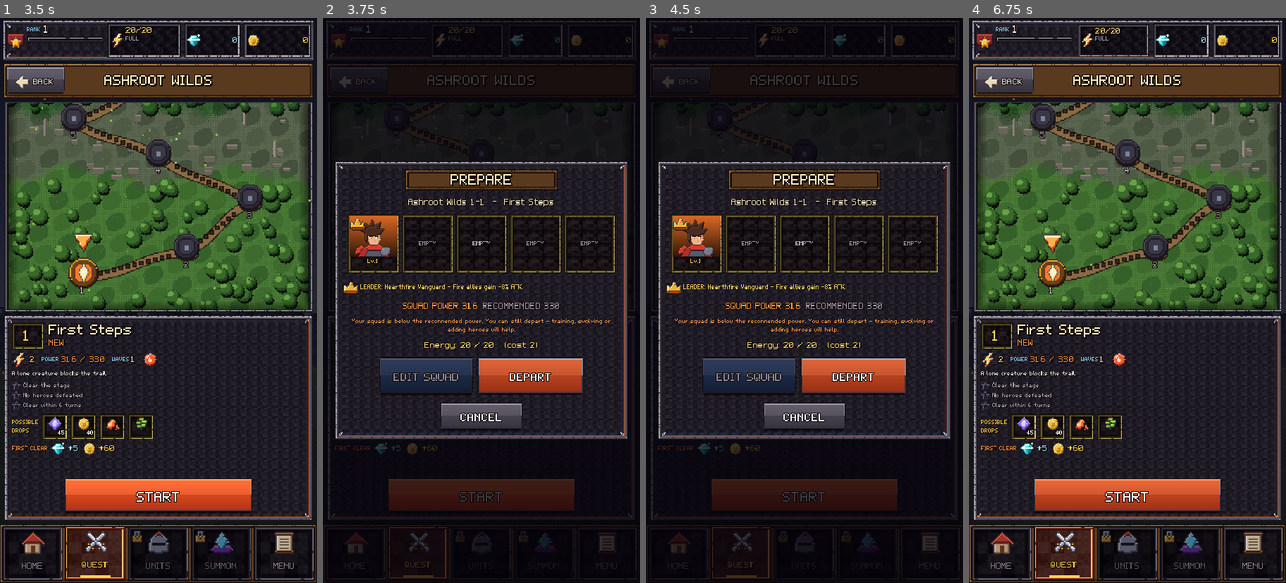
Above: before the commit, frames 1-4 (left to right).
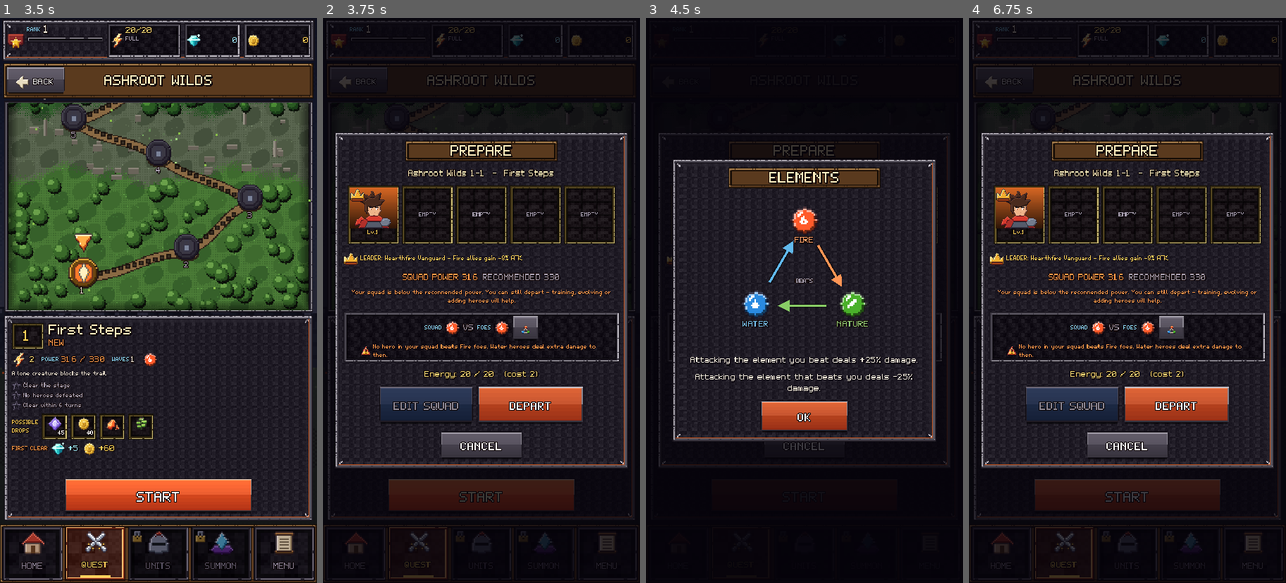
Above: after the commit, the same moments.

Repository: Bhrcs/Mobile-gatcha-
Game: Godot game, scene res://scenes/ui/main_menu.tscn
Same seed, same stepped clock (60 frames per second), same inputs: the game is played once before the commit and once after it.
Inputs (mouse positions are in pixels of both pictures, inside the frame that each line leads up to):
- Up to frame 1 (3.5 s): click "NEW GAME" at 0.5 s; click "SELECT" at 1.25 s; click "CONFIRM" at 2 s; click "SKIP" at 2.75 s
- Up to frame 2 (3.75 s): click "START" at 3.5 s
- Up to frame 3 (4.5 s): click (848, 328) at 4.27 s
- Up to frame 4 (6.75 s): click "START" at 5 s; click "CANCEL" (after the commit: "OK") at 5.75 s; tap Enter at 6.5 s; drag from (1111, 40) to (1159, 176) at 6.52 s

Frame 1 is identical in both runs. In frame 2, 22% of the frame differs, in the area x 3-96%, y 20-80%; in frame 3, 23%; in frame 4, 62%, in the area x 0-100%, y 0-100%.

Commit message:
Phase 5: stage node types, reward tooltips, squad element matchup
- Stage map nodes: open / elite (diamond) / boss (+check when beaten) /
  cleared / perfect / locked, each with a tooltip
- Possible drops, EXP and Gold show tooltips with item descriptions
- PREPARE and the squad screen show squad vs foe elements with one
  line of advice and a shortcut to the element chart (never blocks)

Co-Authored-By: Claude Opus 5.5 <noreply@anthropic.com>
Claude-Session: https://claude.ai/code/session_018FD9XXPN18zgpdgkPrG4jT

Diff:
--- a/scripts/data/database.gd
+++ b/scripts/data/database.gd
@@ -131,17 +131,6 @@
 			if get_enemy(String(e.get("enemy", ""))).get("elite", false):
 				return true
 	return false
-
-
-## Elements of every enemy in a stage (for the squad element check).
-func stage_enemy_elements(id: String) -> Array:
-	var out: Array = []
-	for wave in get_stage(id).get("waves", []):
-		for e in wave:
-			var el: String = get_enemy(String(e.get("enemy", ""))).get("element", "")
-			if not el.is_empty() and not out.has(el):
-				out.append(el)
-	return out
 
 
 func is_tower_stage(id: String) -> bool:
--- a/scripts/ui/components/stage_info.gd
+++ b/scripts/ui/components/stage_info.gd
@@ -99,11 +99,16 @@
 	h.name = "PossibleDrops"
 	h.add_child(UIKit.label("POSSIBLE\nDROPS", UIKit.T_SMALL, UIKit.GOLD, HORIZONTAL_ALIGNMENT_LEFT, 5))
 	var rewards: Dictionary = stage.get("rewards", {})
-	var items: Array = [RewardItem.make("res://assets/icons/xp.png", "%d" % int(rewards.get("xp", 0)), "", px),
-			RewardItem.make("res://assets/icons/gold.png", "%d" % int(rewards.get("gold", 0)), "", px)]
+	var xp_i := RewardItem.make("res://assets/icons/xp.png", "%d" % int(rewards.get("xp", 0)), "", px)
+	UIManager.attach_tooltip(xp_i, "EXP  %d" % int(rewards.get("xp", 0)), "Shared by the heroes in your squad.", "res://assets/icons/xp.png")
+	var gold_i := RewardItem.make("res://assets/icons/gold.png", "%d" % int(rewards.get("gold", 0)), "", px)
+	UIManager.attach_tooltip(gold_i, "Gold  %d" % int(rewards.get("gold", 0)), "Base Gold for a clear.", "res://assets/icons/gold.png")
+	var items: Array = [xp_i, gold_i]
 	for item_id in possible_drops(stage).slice(0, 7):
-		var ri := RewardItem.make(Database.get_item(item_id).get("icon", ""), "", "", px)
-		ri.tooltip_text = Database.item_name(item_id)
+		var def := Database.get_item(item_id)
+		var ri := RewardItem.make(def.get("icon", ""), "", "", px)
+		ri.name = "Drop_" + item_id
+		UIManager.attach_tooltip(ri, Database.item_name(item_id), String(def.get("description", "")), def.get("icon", ""))
 		items.append(ri)
 	for it in items:
 		it.hidden_start = false
@@ -125,6 +130,74 @@
 			f.add_child(UIKit.label("x%d" % int(fc["items"][item_id]), UIKit.T_SMALL, UIKit.TEXT, HORIZONTAL_ALIGNMENT_LEFT, 5))
 		col.add_child(f)
 	return col
+
+
+# ------------------------------------------------------------------ element matchup
+## Squad elements vs the stage's foes, with one line of advice. Advice only:
+## it never blocks departing.
+static func matchup_row(party: Array, stage: Dictionary, host: Control) -> Control:
+	var foes := elements(stage)
+	var mine: Array = []
+	for u in party:
+		var el: String = Database.get_character(u["char_id"]).get("element", "")
+		if not mine.has(el):
+			mine.append(el)
+	var box := PanelFrame.make("inset", 12)
+	box.name = "ElementMatchup"
+	var v := UIKit.vbox(UIKit.SP_S)
+	box.add_child(v)
+	var h := UIKit.hbox(UIKit.SP_M)
+	h.alignment = BoxContainer.ALIGNMENT_CENTER
+	h.add_child(UIKit.label("SQUAD", UIKit.T_SMALL, UIKit.SKY, HORIZONTAL_ALIGNMENT_LEFT, 5))
+	for el in mine:
+		h.add_child(UIKit.orb(el, 44))
+	h.add_child(UIKit.label("VS", UIKit.T_BODY, UIKit.MUTED, HORIZONTAL_ALIGNMENT_CENTER, 6))
+	h.add_child(UIKit.label("FOES", UIKit.T_SMALL, UIKit.SKY, HORIZONTAL_ALIGNMENT_LEFT, 5))
+	for el in foes:
+		h.add_child(UIKit.orb(el, 44))
+	var chart := UIKit.btn("", "quiet", Vector2(88, 88), "res://assets/icons/element_chart.png")
+	chart.name = "MatchupChart"
+	chart.tooltip_text = "Element chart"
+	chart.pressed.connect(func(): ElementChart.popup(host))
+	h.add_child(chart)
+	v.add_child(h)
+	var advice := matchup_advice(mine, foes)
+	var line := UIKit.hbox(UIKit.SP_S)
+	line.alignment = BoxContainer.ALIGNMENT_CENTER
+	line.add_child(UIKit.icon("res://assets/icons/warning.png" if advice[1] else "res://assets/icons/check.png", 36))
+	var l := UIKit.wrap_label(advice[0], UIKit.T_SMALL, UIKit.EMBER if advice[1] else UIKit.GOOD)
+	l.name = "MatchupAdvice"
+	l.custom_minimum_size.x = 780
+	line.add_child(l)
+	v.add_child(line)
+	return box
+
+
+## Returns [text, is_warning].
+static func matchup_advice(mine: Array, foes: Array) -> Array:
+	var uncovered: Array = []
+	for f in foes:
+		var covered := false
+		for m in mine:
+			if Database.element_multiplier(m, f) > 1.0:
+				covered = true
+		if not covered:
+			uncovered.append(f)
+	var threatened: Array = []
+	for m in mine:
+		for f in foes:
+			if Database.element_multiplier(f, m) > 1.0 and not threatened.has(m):
+				threatened.append(m)
+	if not uncovered.is_empty():
+		var f: String = uncovered[0]
+		var counter := ""
+		for el in Database.elements.keys():
+			if Database.element_multiplier(el, f) > 1.0:
+				counter = Database.element_name(el)
+		return ["No hero in your squad beats %s foes. %s heroes deal extra damage to them." % [Database.element_name(f), counter], true]
+	if not threatened.is_empty() and threatened.size() == mine.size():
+		return ["Every hero in your squad is weak to a foe here. Consider mixing elements.", true]
+	return ["Good matchup: your squad has an advantage against these foes.", false]
 
 
 # ------------------------------------------------------------------ prepare
@@ -185,6 +258,7 @@
 		warn.horizontal_alignment = HORIZONTAL_ALIGNMENT_CENTER
 		warn.custom_minimum_size.x = 900
 		p.content.add_child(warn)
+	p.content.add_child(matchup_row(party, stage, p))
 	var cost := int(stage.get("energy", 0))
 	p.content.add_child(UIKit.label("Energy: %d / %d   (cost %d)" % [GameManager.energy(), GameManager.max_energy(), cost],
 			UIKit.T_BODY, Color("#ffe07a") if GameManager.energy() >= cost else UIKit.DANGER, HORIZONTAL_ALIGNMENT_CENTER, 6))
--- a/scripts/ui/squad.gd
+++ b/scripts/ui/squad.gd
@@ -11,6 +11,8 @@
 var leader_label: Label
 var power_label: Label
 var selected := -1
+var stage_id := ""               # set when opened from a stage's PREPARE
+var matchup: VBoxContainer
 
 
 func _ready() -> void:
@@ -18,6 +20,7 @@
 		return
 	var back_to: String = SceneRouter.params.get("from_uid", "")
 	var return_to: String = SceneRouter.params.get("return_to", "")
+	stage_id = SceneRouter.params.get("stage_id", "")
 	if not return_to.is_empty():
 		back_fallback = return_to
 	elif not back_to.is_empty():
@@ -50,6 +53,8 @@
 	action_row = UIKit.hbox(12)
 	action_row.alignment = BoxContainer.ALIGNMENT_CENTER
 	pv.add_child(action_row)
+	matchup = UIKit.vbox(0)
+	pv.add_child(matchup)
 
 	col.add_child(UIKit.label("RESERVE", UIKit.T_BODY, UIKit.GOLD, HORIZONTAL_ALIGNMENT_LEFT, 6))
 	var scroll := ScrollContainer.new()
@@ -83,6 +88,10 @@
 	var ls := GameManager.leader_skill()
 	leader_label.text = "LEADER SKILL: %s - %s" % [ls.get("name", ""), ls.get("description", "")] if not ls.is_empty() else ""
 	power_label.text = "POWER %s" % UIKit.format_number(GameManager.squad_power())
+	for c in matchup.get_children():
+		c.queue_free()
+	if not stage_id.is_empty() and not Database.get_stage(stage_id).is_empty():
+		matchup.add_child(StageInfo.matchup_row(party, Database.get_stage(stage_id), self))
 	var w := _slot_width()
 	for i in GameManager.max_party_size():
 		slots_row.add_child(_slot(party[i] if i < party.size() else {}, i, w))
@@ -110,6 +119,7 @@
 			lead.pressed.connect(func():
 				GameManager.set_leader(uid)
 				AudioManager.play_sfx("unit_select")
+				UIManager.toast("%s now leads the squad." % Database.get_character(GameManager.get_unit(uid).get("char_id", "")).get("name", ""), "success")
 				selected = 0
 				_refresh())
 			action_row.add_child(lead)
@@ -191,7 +201,7 @@
 
 func _add(uid: String) -> void:
 	if GameManager.party_uids().size() >= GameManager.max_party_size():
-		UIKit.toast(self, "The party is full. Remove a hero first.", UIKit.DANGER)
+		UIManager.toast("The squad is full. Select a squad slot and REMOVE a hero first.", "warning")
 		return
 	GameManager.toggle_party(uid)
 	AudioManager.play_sfx("unit_select")
--- a/scripts/ui/stage_select.gd
+++ b/scripts/ui/stage_select.gd
@@ -105,13 +105,33 @@
 	return last
 
 
+## Node types, told apart by shape and icon (not colour alone):
+## locked (padlock), open (ember ring), elite (diamond), boss (large crest),
+## cleared (bronze ring + check), perfect (gold ring + check, all 3 stars).
 func _node_state(stage: Dictionary) -> String:
 	var sid: String = stage["id"]
 	if not GameManager.is_stage_unlocked(sid):
 		return "locked"
-	if GameManager.is_stage_cleared(sid) and not stage.get("boss", false):
-		return "cleared"
-	return "boss" if stage.get("boss", false) else "open"
+	if stage.get("boss", false):
+		return "boss"
+	if GameManager.is_stage_cleared(sid):
+		return "perfect" if GameManager.star_count(sid) >= 3 else "cleared"
+	return "elite" if Database.stage_has_elite(sid) else "open"
+
+
+func _node_tip(stage: Dictionary, st: String) -> String:
+	match st:
+		"locked":
+			return "Locked - clear the previous stage first."
+		"elite":
+			return "Elite foes: tougher enemies with extra tricks."
+		"boss":
+			return "Ancient Foe: a boss battle." + ("  Defeated." if GameManager.is_stage_cleared(stage["id"]) else "")
+		"perfect":
+			return "Cleared with all 3 stars."
+		"cleared":
+			return "Cleared - %d / 3 stars." % GameManager.star_count(stage["id"])
+	return "New stage - %d Energy." % int(stage.get("energy", 0))
 
 
 func _route_point(stage: Dictionary) -> Vector2:
@@ -129,6 +149,12 @@
 		n.position = _route_point(stage) - Vector2(px, px) / 2.0 - Vector2(0, 16)
 		if boss and st == "locked":
 			n.modulate = Color(0.45, 0.4, 0.5)
+		if boss and GameManager.is_stage_cleared(sid):
+			var chk := UIKit.icon("res://assets/icons/check.png", 48)
+			chk.position = Vector2(px - 44, px - 52)
+			n.add_child(chk)
+		UIManager.attach_tooltip(n, "%s  %s" % [GameManager.stage_label(sid), stage.get("name", "") if st != "locked" else "???"],
+				_node_tip(stage, st))
 		n.pressed.connect(func(): _select(sid))
 		map_view.add_child(n)
 		nodes[sid] = n
@@ -284,7 +310,8 @@
 			HORIZONTAL_ALIGNMENT_LEFT, 10)
 	title.name = "StageTitle"
 	tv.add_child(title)
-	var sub := "ANCIENT FOE AWAITS" if boss else ("CLEARED" if cleared else ("NEW" if unlocked else "LOCKED"))
+	var elite := not boss and Database.stage_has_elite(sid)
+	var sub := "ANCIENT FOE AWAITS" if boss else ("CLEARED" if cleared else (("ELITE FOES" if elite else "NEW") if unlocked else "LOCKED"))
 	tv.add_child(UIKit.label(sub, UIKit.T_BODY, Color("#ff7a5a") if boss else (UIKit.GOOD if cleared else (UIKit.EMBER if unlocked else UIKit.MUTED)),
 			HORIZONTAL_ALIGNMENT_LEFT, 6))
 	head.add_child(tv)
